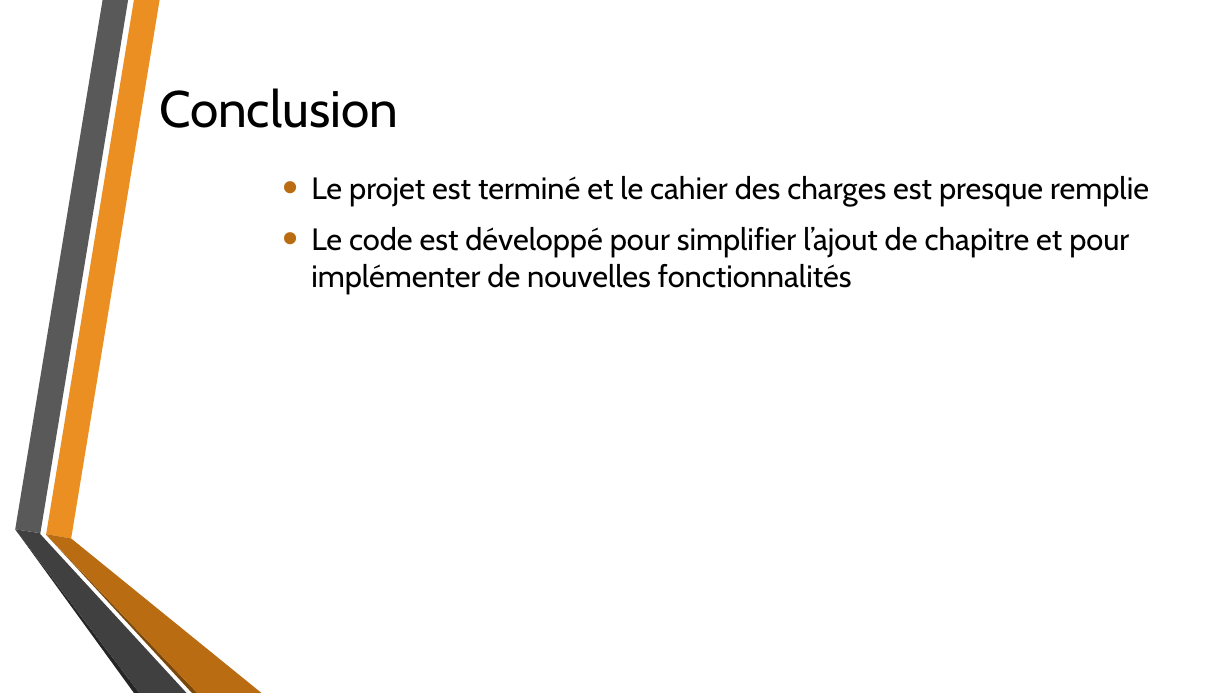
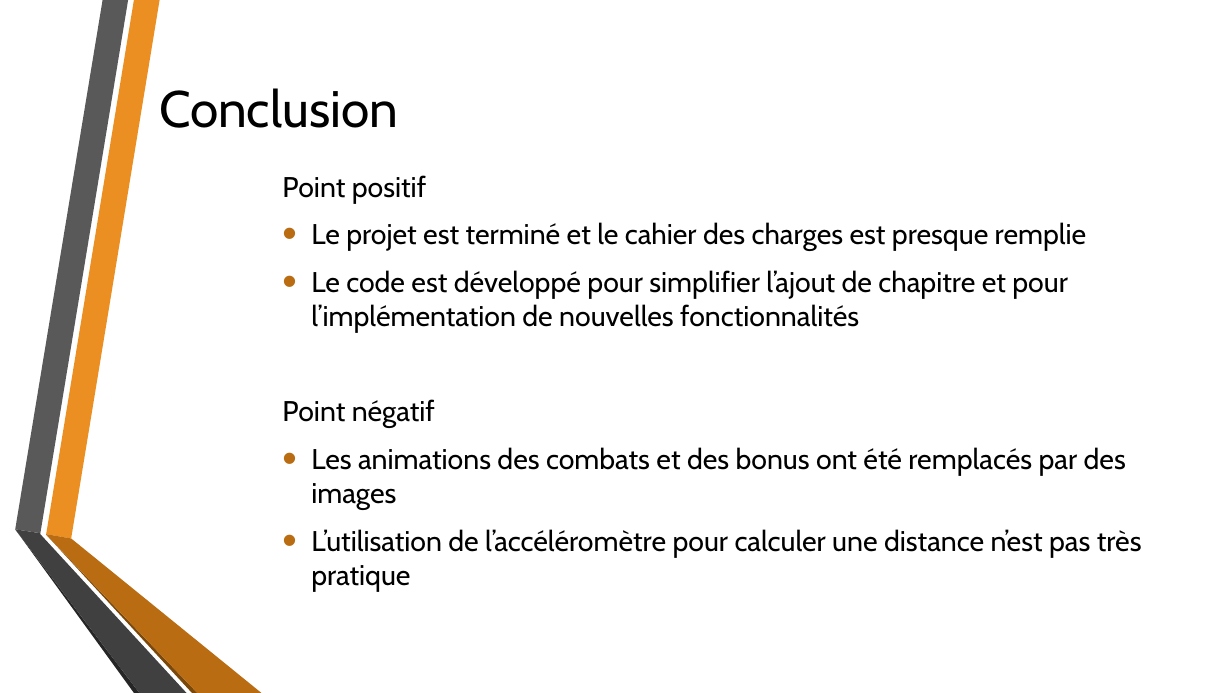
Before and after one commit to gaboss222/DevModileProject, a slide deck: slide 10 of Présentation.pptx. Drawn at 1232x693 pixels with LibreOffice and Linux fonts; fonts in the diff are those of the drawing; background and template pictures are left out. Boxes give left, top, right and bottom in pixels: in the first picture for what was removed or moved away, otherwise in the second. Text is boxed around its words. In the diff, an @@ line names an element or a change of style, - is before the commit and + after.

Commit message:
Up presentation

```diff
--- a/Présentation.pptx
+++ b/Présentation.pptx
@@ text at bbox=[282, 175, 426, 204]: paragraph added @@
+Point positif
@@ text at bbox=[311, 222, 1087, 251]: size 24 to 22.2 pt in "Le projet est terminé et le cahier ..." @@
@@ text at bbox=[282, 270, 1142, 592]: text changed; size 24 to 22.2 pt @@
-• Le code est développé pour simplifier l’ajout de chapitre et pour implémenter de nouvelles fonctionnalités
+• Le code est développé pour simplifier l’ajout de chapitre et pour l’implémentation de nouvelles fonctionnalités
+Point négatif
+• Les animations des combats et des bonus ont été remplacés par des images
+• L’utilisation de l’accéléromètre pour calculer une distance n’est pas très pratique
```
